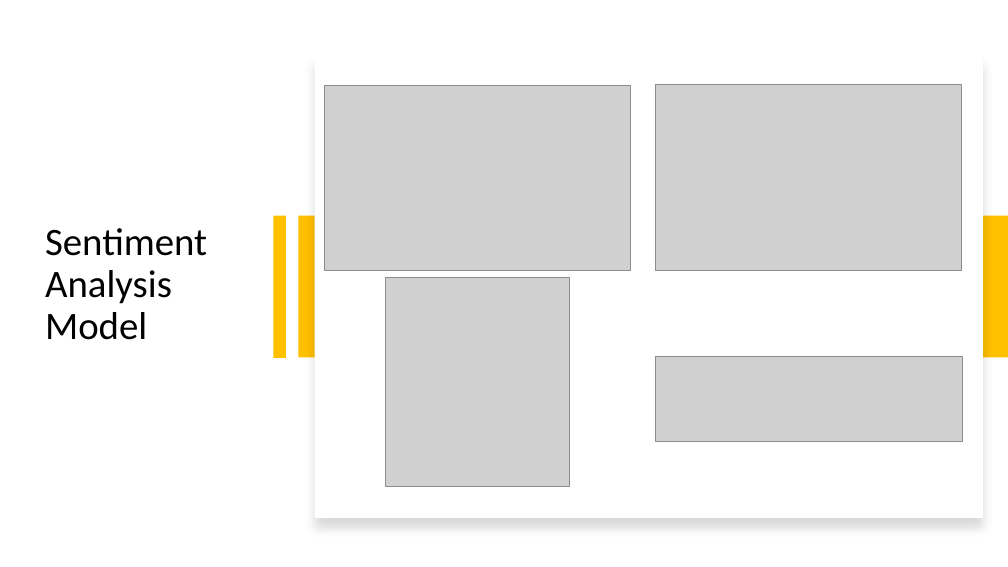
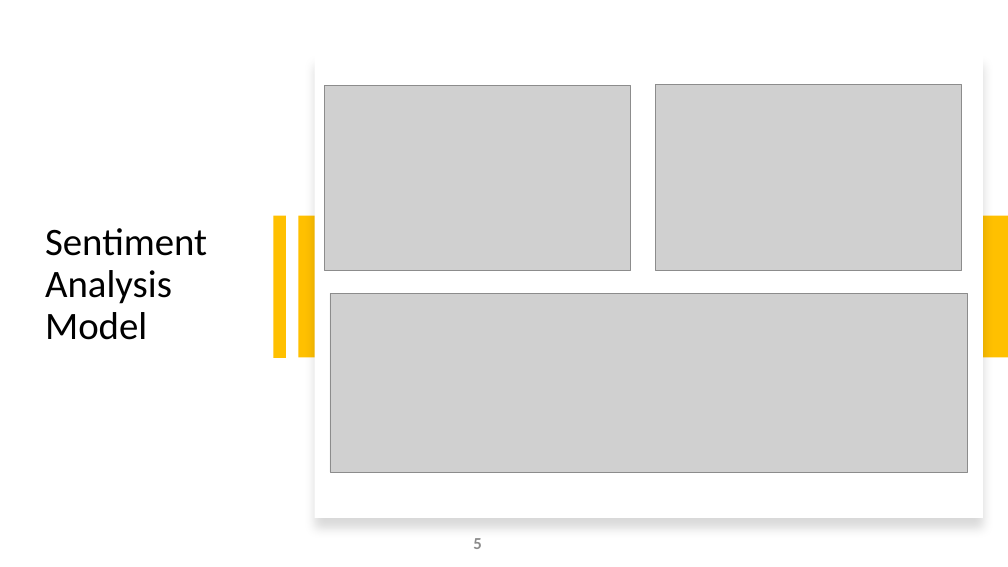
Before and after one commit to masamiweb/GeneticAlgorithmAdversarialNLP, a slide deck: slide 5 of documents/presentation/Vulnerability of Natural Language Classifiers to Evolutionary Generated.pptx (slide 6 before the commit). Drawn at 1008x567 pixels with LibreOffice and Linux fonts; fonts in the diff are those of the drawing; grey boxes stand for pictures. Boxes give left, top, right and bottom in pixels: in the first picture for what was removed or moved away, otherwise in the second. Text is boxed around its words. In the diff, an @@ line names an element or a change of style, - is before the commit and + after.

```diff
--- a/documents/presentation/Vulnerability of Natural Language Classifiers to Evolutionary Generated.pptx
+++ b/documents/presentation/Vulnerability of Natural Language Classifiers to Evolutionary Generated.pptx
@@ picture: place and size @@
-picture at [656,356,963,442]
+picture at [330,293,969,472]
@@ picture removed at [386,278,570,486] @@
@@ page number added at [473,538,481,549], 16 pt, text #8C8C8C, bold @@
+5
```
Also in this commit, not shown: 11 other slides changed.
